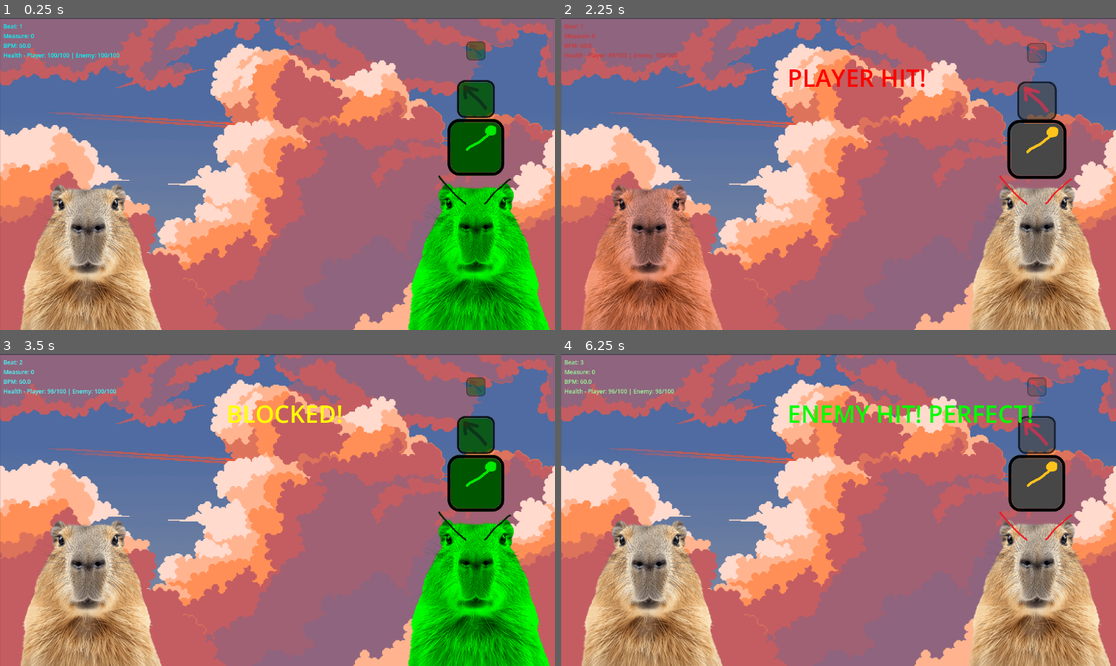
Above: before the commit, frames 1-4 (two rows, left to right).
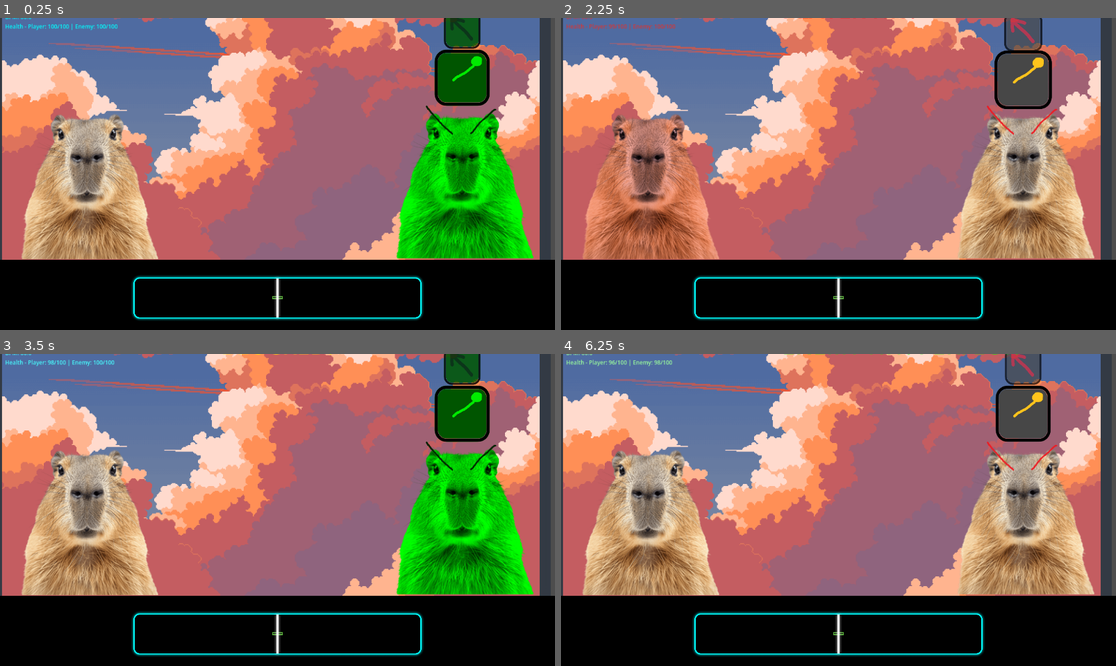
Above: after the commit, the same moments.

Repository: Hetaaa/Gmtk2025
Game: Godot game, scene res://Views/Level1/Level1.tscn
Two runs of this game, one before a commit and one after it. Both use one fixed random seed, a clock stepped at 60 frames per second and the inputs below. Sound files missing from this copy of the repository are replaced by a short silence.
Inputs:
- Up to frame 1 (0.25 s): no input
- Up to frame 2 (2.25 s): hold O (ATTACK_HIGH) 0.53-1.28 s; tap M (ATTACK_LOW) at 1.35 s; hold K (ATTACK_MID) from 2.03 s (still down)
- Up to frame 3 (3.5 s): release K (ATTACK_MID) at 2.78 s; tap W (BLOCK_HIGH) at 2.85 s
- Up to frame 4 (6.25 s): hold X (BLOCK_LOW) 3.53-4.28 s; tap S (BLOCK_MID) at 4.35 s; hold O (ATTACK_HIGH) 5.03-5.78 s; tap M (ATTACK_LOW) at 5.85 s

The runs differ from the first frame. In frame 1, 83% of the frame differs, in the area x 0-100%, y 0-100%; in frame 2, 84%; in frame 3, 84%; in frame 4, 84%.

Commit message:
Beat indicator

Diff:
--- /dev/null
+++ b/godot2025/Entities/UI/BeatSlider/BeatSlider.tscn
@@ -0,0 +1,26 @@
+[gd_scene load_steps=4 format=3 uid="uid://btsthgqwbxfrf"]
+
+[ext_resource type="Script" uid="uid://baqvi1f3gneu6" path="res://Entities/UI/BeatSlider/beat_slider.gd" id="1_25btn"]
+[ext_resource type="Texture2D" uid="uid://c8yxy8jpm7dfb" path="res://Entities/UI/BeatSlider/Assets/slider_border.png" id="2_2v2aa"]
+[ext_resource type="Texture2D" uid="uid://cv7htdpgx1o51" path="res://Entities/UI/BeatSlider/Assets/beat_middle.png" id="3_2v2aa"]
+
+[node name="BeatSlider" type="Control"]
+layout_mode = 3
+anchors_preset = 0
+scale = Vector2(1.77037, 1.77037)
+script = ExtResource("1_25btn")
+slide_distance = 10.0
+spawn_offset = 800.0
+cleanup_delay = 1.5
+fade_in_duration = 0.2
+fade_out_duration = 0.2
+
+[node name="Border" type="Sprite2D" parent="."]
+position = Vector2(0, 140)
+scale = Vector2(1.02182, 1.02182)
+texture = ExtResource("2_2v2aa")
+
+[node name="Middle" type="Sprite2D" parent="."]
+position = Vector2(0, 140)
+scale = Vector2(1.02182, 1.02182)
+texture = ExtResource("3_2v2aa")
--- /dev/null
+++ b/godot2025/Entities/UI/BeatSlider/beat_slider.gd
@@ -0,0 +1,266 @@
+extends Control
+class_name BeatSlider
+
+## Array of timestamps (in seconds) when sprites should hit the center
+@export var beat_timestamps: Array[float] = []
+
+## Array of phase lengths [enemy_count, player_count, enemy_count, player_count, ...]
+@export var phase_pattern: Array[int] = []
+
+## Distance sprites slide from right side of screen
+@export var slide_distance: float = 400.0
+
+## How far to the right of center the sprites spawn (always spawns to the right, moves left)
+@export var spawn_offset: float = 400.0
+
+## How many seconds before the beat to start the slide
+@export var lead_time: float = 2.0
+
+## Scale of the sprites
+@export var sprite_scale: Vector2 = Vector2(1.0, 1.0)
+
+## Whether to auto-remove sprites after they pass the center
+@export var auto_cleanup: bool = true
+
+## Time in seconds after beat to remove sprite (if auto_cleanup is true)
+@export var cleanup_delay: float = 1.0
+
+## Duration of fade in effect (in seconds)
+@export var fade_in_duration: float = 0.3
+
+## Duration of fade out effect (in seconds)
+@export var fade_out_duration: float = 0.5
+
+# Internal variables
+var game_time: float = 0.0
+var spawned_beats: Dictionary = {}
+var active_sprites: Array[TextureRect] = []
+
+var enemy_sprite_texture
+var player_sprite_texture
+# Called when the node enters the scene tree
+func _ready():
+	BeatManager.mapLoaded.connect(_on_map_loaded)
+	FightManager.phases_loaded.connect(_on_phases_loaded)
+	# Ensure we have default textures if none provided
+	enemy_sprite_texture = load("res://Entities/BeatSlider/Assets/enemy_beat.png")
+	player_sprite_texture = load("res://Entities/BeatSlider/Assets/player_beat.png")
+
+func create_default_texture(color: Color) -> Texture2D:
+	var image = Image.create(32, 32, false, Image.FORMAT_RGBA8)
+	image.fill(color)
+	var texture = ImageTexture.new()
+	texture.set_image(image)
+	return texture
+
+func _process(delta: float) -> void:
+	update_time(BeatManager._get_current_time())
+
+func is_enemy_beat(beat_index: int) -> bool:
+	if phase_pattern.is_empty():
+		return true  # Default to enemy if no pattern specified
+
+	# Calculate total beats in one complete pattern cycle
+	var total_pattern_beats = 0
+	for phase_length in phase_pattern:
+		total_pattern_beats += phase_length
+
+	if total_pattern_beats == 0:
+		return true  # Safety check for empty pattern
+
+	# Find which beat we are within the repeating pattern
+	var beat_in_pattern = beat_index % total_pattern_beats
+
+	# Walk through the pattern to find which phase this beat belongs to
+	var phase_start = 0
+	var is_enemy_phase = true  # Start with enemy phase
+
+	for phase_length in phase_pattern:
+		var phase_end = phase_start + phase_length
+
+		# Check if the beat falls within this phase [phase_start, phase_end)
+		if beat_in_pattern >= phase_start and beat_in_pattern < phase_end:
+			return is_enemy_phase
+
+		# Move to next phase
+		phase_start = phase_end
+		is_enemy_phase = !is_enemy_phase  # Alternate between enemy and player
+
+	# This should never be reached, but default to enemy just in case
+	return true
+
+
+# Call this to start the beat slider system
+func start_beats(start_time: float = 0.0):
+	game_time = start_time
+	spawned_beats.clear()
+	cleanup_all_sprites()
+
+# Call this every frame with the current game time
+func update_time(current_time: float):
+	game_time = current_time
+	check_for_new_beats()
+	update_existing_sprites()
+	cleanup_passed_sprites()
+
+# Check if any new beats need to be spawned
+func check_for_new_beats():
+	for i in range(beat_timestamps.size()):
+		var beat_time = beat_timestamps[i]
+		var spawn_time = beat_time - lead_time
+
+		# Check if it's time to spawn this beat and we haven't spawned it yet
+		if game_time >= spawn_time and not spawned_beats.has(i):
+			spawn_beat_sprite(beat_time, i)
+			spawned_beats[i] = true
+
+# Spawn a sprite for a specific beat
+func spawn_beat_sprite(beat_time: float, beat_index: int):
+	var sprite = TextureRect.new()
+	var is_enemy = is_enemy_beat(beat_index)
+
+	# Set texture based on phase
+	if is_enemy:
+		sprite.texture = enemy_sprite_texture
+	else:
+		sprite.texture = player_sprite_texture
+
+	sprite.scale = sprite_scale
+	# Set pivot to center for equal expansion on all sides
+	sprite.pivot_offset = sprite.get_rect().size * 0.5
+
+	# Set z_index to appear above border elements
+	sprite.z_index = 10  # Adjust this value as needed to be above your border
+
+	# Position sprite at the starting position (right side)
+	var center_x = size.x * 0.5
+	var center_y = 0.0  # Center at relative y = 0
+	var start_x = center_x + spawn_offset  # Start from right side based on spawn_offset
+
+	# Position the sprite so its center (pivot) aligns with the desired position
+	sprite.position = Vector2(start_x, center_y)
+
+	# Store beat info in the sprite
+	sprite.set_meta("beat_time", beat_time)
+	sprite.set_meta("beat_index", beat_index)
+	sprite.set_meta("start_x", start_x)
+	sprite.set_meta("center_x", center_x)
+	sprite.set_meta("is_enemy", is_enemy)
+	sprite.set_meta("spawn_time", game_time)  # Track when sprite was spawned
+
+	# Start with transparent sprite for fade in effect
+	sprite.modulate.a = 0.0
+
+	add_child(sprite)
+	active_sprites.append(sprite)
+
+# Update positions of all active sprites
+func update_existing_sprites():
+	for sprite in active_sprites:
+		if not is_instance_valid(sprite):
+			continue
+
+		var beat_time = sprite.get_meta("beat_time")
+		var start_x = sprite.get_meta("start_x")
+		var center_x = sprite.get_meta("center_x")
+		var is_enemy = sprite.get_meta("is_enemy")
+		var spawn_time = sprite.get_meta("spawn_time")
+
+		# Calculate progress (0.0 at spawn, 1.0 at beat hit)
+		var time_since_spawn = game_time - (beat_time - lead_time)
+		var progress = time_since_spawn / lead_time
+
+		# Interpolate position - sprite.position is now the center point
+		var current_x = lerp(start_x, center_x, progress)
+		sprite.position.x = current_x
+
+		# Use normal scale always
+		sprite.scale = sprite_scale
+
+		# Handle fade effects
+		update_sprite_alpha(sprite, beat_time, spawn_time)
+
+# Update the alpha value of a sprite based on fade in/out timing
+func update_sprite_alpha(sprite: TextureRect, beat_time: float, spawn_time: float):
+	var current_alpha = 1.0
+
+	# Fade in effect at the beginning
+	var time_since_spawn = game_time - spawn_time
+	if time_since_spawn < fade_in_duration:
+		var fade_in_progress = time_since_spawn / fade_in_duration
+		current_alpha = ease_in_out(fade_in_progress)
+
+	# Fade out effect at the end (during cleanup period)
+	var time_since_beat = game_time - beat_time
+	if time_since_beat > 0 and auto_cleanup:
+		var fade_out_start_time = cleanup_delay - fade_out_duration
+		if fade_out_start_time < 0:
+			fade_out_start_time = 0  # Start fading immediately if cleanup_delay is shorter than fade_out_duration
+
+		if time_since_beat >= fade_out_start_time:
+			var fade_out_elapsed = time_since_beat - fade_out_start_time
+			var fade_out_progress = fade_out_elapsed / fade_out_duration
+			fade_out_progress = clamp(fade_out_progress, 0.0, 1.0)
+
+			var fade_out_alpha = 1.0 - ease_in_out(fade_out_progress)
+			current_alpha = min(current_alpha, fade_out_alpha)
+
+	sprite.modulate.a = clamp(current_alpha, 0.0, 1.0)
+
+# Smooth easing function for fade effects
+func ease_in_out(t: float) -> float:
+	return t * t * (3.0 - 2.0 * t)  # Smoothstep function
+
+# Remove sprites that have passed their cleanup time
+func cleanup_passed_sprites():
+	if not auto_cleanup:
+		return
+
+	var sprites_to_remove: Array[TextureRect] = []
+
+	for sprite in active_sprites:
+		if not is_instance_valid(sprite):
+			sprites_to_remove.append(sprite)
+			continue
+
+		var beat_time = sprite.get_meta("beat_time")
+		if game_time >= beat_time + cleanup_delay:
+			sprites_to_remove.append(sprite)
+
+	# Remove sprites
+	for sprite in sprites_to_remove:
+		active_sprites.erase(sprite)
+		if is_instance_valid(sprite):
+			sprite.queue_free()
+
+# Manually remove all sprites
+func cleanup_all_sprites():
+	for sprite in active_sprites:
+		if is_instance_valid(sprite):
+			sprite.queue_free()
+	active_sprites.clear()
+
+# Get current accuracy for debugging (how close to center the closest sprite is)
+func get_current_accuracy() -> float:
+	var center_x = size.x * 0.5
+	var closest_distance = INF
+
+	for sprite in active_sprites:
+		if not is_instance_valid(sprite):
+			continue
+
+		var sprite_center_x = sprite.position.x + sprite.get_rect().size.x * 0.5
+		var distance = abs(sprite_center_x - center_x)
+		closest_distance = min(closest_distance, distance)
+
+	return closest_distance if closest_distance != INF else -1.0
+
+# Helper function to get the phase type of a specific beat (for debugging)
+func get_beat_phase_type(beat_index: int) -> String:
+	return "Enemy" if is_enemy_beat(beat_index) else "Player"
+
+func _on_map_loaded():
+	beat_timestamps = BeatManager.beat_map
+
+func _on_phases_loaded():
+	phase_pattern = FightManager.phase_pattern
--- /dev/null
+++ b/godot2025/Entities/UI/BeatSlider/enemy_beat.tscn
@@ -0,0 +1,3 @@
+[gd_scene format=3 uid="uid://bohcqresbeoap"]
+
+[node name="EnemyBeat" type="Sprite2D"]
--- /dev/null
+++ b/godot2025/Entities/UI/BeatSlider/player_beat.tscn
@@ -0,0 +1,6 @@
+[gd_scene load_steps=2 format=3 uid="uid://ci2aun0y63y5g"]
+
+[ext_resource type="Texture2D" uid="uid://0d0qp0pabind" path="res://Entities/UI/BeatSlider/Assets/player_beat.png" id="1_u3qke"]
+
+[node name="PlayerBeat" type="Sprite2D"]
+texture = ExtResource("1_u3qke")
--- /dev/null
+++ b/godot2025/Entities/UI/PlayerHP/PlayerHP.tscn
@@ -0,0 +1,9 @@
+[gd_scene format=3 uid="uid://d4gbprg56cy7s"]
+
+[node name="PlayerHp" type="Control"]
+layout_mode = 3
+anchors_preset = 15
+anchor_right = 1.0
+anchor_bottom = 1.0
+grow_horizontal = 2
+grow_vertical = 2
--- a/godot2025/Global/BeatManager/beat_manager.gd
+++ b/godot2025/Global/BeatManager/beat_manager.gd
@@ -7,6 +7,8 @@
 signal action_window_open(window_id: int, beat_count: int)
 signal action_window_close(window_id: int, beat_count: int)
 signal resolve_round(window_id: int, beat_count: int)
+
+signal mapLoaded()
 
 @onready var music_player := AudioStreamPlayer.new()
 @onready var beat_indicator_player := AudioStreamPlayer.new()
@@ -174,6 +176,7 @@
 	if track.has("beat_map_file"):
 		use_beat_map = true
 		beat_map = load_beat_map_from_file(track["beat_map_file"])
+		mapLoaded.emit()
 	else:
 		use_beat_map = false
 		set_bpm(track["bpm"])
--- a/godot2025/Global/FightManager/fight_manager.gd
+++ b/godot2025/Global/FightManager/fight_manager.gd
@@ -5,6 +5,7 @@
 signal actions_revealed(player_action: FightEnums.Action, enemy_action: FightEnums.Action, result: FightEnums.FightResult, timing_bonus: float, window_id: int)
 signal fight_ended(winner: String)
 signal phase_changed(phase_type: PhaseType, moves_remaining: int)
+signal phases_loaded()
 
 # Signals for receiving actions from player/enemy
 signal player_action_submitted(action: FightEnums.Action, timing: FightEnums.BeatTiming, window_id: int)
@@ -110,7 +111,7 @@
 	if phase_pattern.is_empty():
 		push_error("Phase pattern file is empty or invalid")
 		return false
-
+	phases_loaded.emit()
 	_initialize_first_phase()
 	return true
 
--- a/godot2025/Views/Level1/Level1.tscn
+++ b/godot2025/Views/Level1/Level1.tscn
@@ -7,6 +7,7 @@
 [ext_resource type="Script" uid="uid://bosya3vcsaa8e" path="res://Views/Level1/debuglabel.gd" id="4_7tcgg"]
 [ext_resource type="Script" uid="uid://bg85pbhu10rdu" path="res://Views/Level1/result_label.gd" id="5_o8gfm"]
 [ext_resource type="Script" uid="uid://cwd460tcty84l" path="res://Views/Level1/camera_2d.gd" id="7_rkknl"]
+[ext_resource type="PackedScene" uid="uid://btsthgqwbxfrf" path="res://Entities/UI/BeatSlider/BeatSlider.tscn" id="8_eifpy"]
 
 [sub_resource type="LabelSettings" id="LabelSettings_7tcgg"]
 font_size = 12
@@ -15,21 +16,34 @@
 font_size = 50
 
 [node name="Level1" type="Node2D"]
+scale = Vector2(0.967373, 0.989198)
 script = ExtResource("1_jx4cl")
 
-[node name="Sprite2D" type="Sprite2D" parent="."]
-position = Vector2(577, 325)
+[node name="Node2D" type="Node2D" parent="."]
+position = Vector2(-591.292, -386.171)
+scale = Vector2(1, 1)
+
+[node name="Background" type="Sprite2D" parent="Node2D"]
+position = Vector2(576.75, 241.5)
 scale = Vector2(0.6675, 0.6675)
 texture = ExtResource("3_o8gfm")
 
-[node name="Enemy" parent="." instance=ExtResource("1_k7om7")]
-position = Vector2(988, 467)
-move_pattern = Array[int]([1, 1, 4])
+[node name="BlackBackdrop" type="ColorRect" parent="Node2D"]
+offset_left = -50.0
+offset_top = 566.0
+offset_right = 1202.0
+offset_bottom = 738.0
+color = Color(0, 0, 0, 1)
 
-[node name="Player" parent="." instance=ExtResource("2_7tcgg")]
-position = Vector2(183, 469)
+[node name="Enemy" parent="Node2D" instance=ExtResource("1_k7om7")]
+position = Vector2(987.75, 383.5)
+scale = Vector2(1, 1)
 
-[node name="Debuglabel" type="Label" parent="."]
+[node name="Player" parent="Node2D" instance=ExtResource("2_7tcgg")]
+position = Vector2(182.75, 385.5)
+scale = Vector2(1, 1)
+
+[node name="Debuglabel" type="Label" parent="Node2D"]
 offset_left = 7.0
 offset_top = 8.0
 offset_right = 118.0
@@ -38,16 +52,27 @@
 label_settings = SubResource("LabelSettings_7tcgg")
 script = ExtResource("4_7tcgg")
 
-[node name="ResultLabel" type="Label" parent="."]
-offset_left = 470.0
-offset_top = 88.0
-offset_right = 562.0
-offset_bottom = 157.0
+[node name="ResultLabel" type="Label" parent="Node2D"]
+offset_left = 469.75
+offset_top = 4.5
+offset_right = 561.75
+offset_bottom = 73.5
 text = "test"
 label_settings = SubResource("LabelSettings_o8gfm")
 script = ExtResource("5_o8gfm")
 display_duration = 10.0
 
+[node name="BeatSlider" parent="." instance=ExtResource("8_eifpy")]
+anchors_preset = 15
+anchor_right = 1.0
+anchor_bottom = 1.0
+offset_top = 214.315
+offset_bottom = 214.315
+grow_horizontal = 2
+grow_vertical = 2
+scale = Vector2(0.330922, 0.330922)
+slide_distance = -400.0
+
 [node name="Camera2D" type="Camera2D" parent="."]
-position = Vector2(576, 323)
+scale = Vector2(1, 1)
 script = ExtResource("7_rkknl")
--- a/godot2025/Views/Level1/level_1.gd
+++ b/godot2025/Views/Level1/level_1.gd
@@ -1,5 +1,12 @@
 extends Node2D
+@onready var beatslider = $BeatSlider
 
 func _ready() -> void:
 	BeatManager.play_track(0)
 	FightManager.load_phase_pattern("res://audio/BeatMaps/test.txt")
+	beatslider.start_beats(0.0)
+
+
+func _process(delta):
+	var current_time = BeatManager._get_current_time()
+	beatslider.update_time(current_time)
Binary file added: godot2025/Entities/UI/BeatSlider/Assets/beat_middle.png
Not shown, added: godot2025/Entities/UI/BeatSlider/Assets/beat_middle.png.import
Binary file added: godot2025/Entities/UI/BeatSlider/Assets/beat_slider.png
Not shown, added: godot2025/Entities/UI/BeatSlider/Assets/beat_slider.png.import
Binary file added: godot2025/Entities/UI/BeatSlider/Assets/enemy_beat.png
Not shown, added: godot2025/Entities/UI/BeatSlider/Assets/enemy_beat.png.import
Binary file added: godot2025/Entities/UI/BeatSlider/Assets/player_beat.png
Not shown, added: godot2025/Entities/UI/BeatSlider/Assets/player_beat.png.import
Binary file added: godot2025/Entities/UI/BeatSlider/Assets/slider_border.png
Not shown, added: godot2025/Entities/UI/BeatSlider/Assets/slider_border.png.import
Not shown, added: godot2025/Entities/UI/BeatSlider/beat_slider.gd.uid
Not shown: 1 places in godot2025/Views/Level1/Level1.tscn that only renumber resources
(and 8 more such lines)
